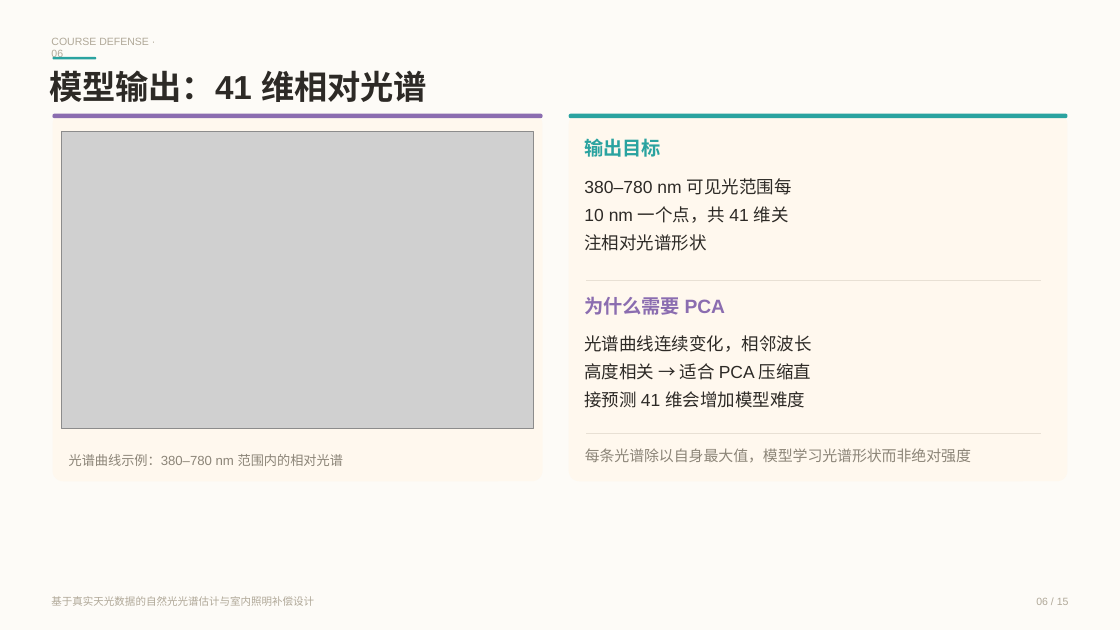
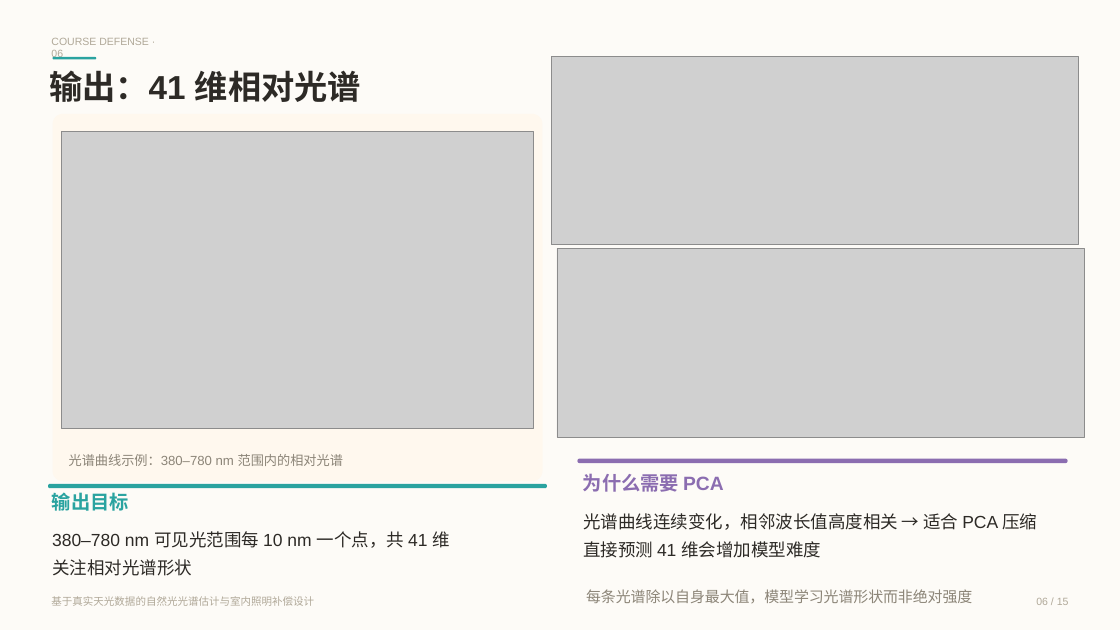
Before and after one commit to kmgcc/Pythian, a slide deck: slide 6 of python 课设_答辩 PPT/python_course_defense_20260615_171117.pptx. Drawn at 1120x630 pixels with LibreOffice and Linux fonts; fonts in the diff are those of the drawing; grey boxes stand for pictures. Boxes give left, top, right and bottom in pixels: in the first picture for what was removed or moved away, otherwise in the second. Text is boxed around its words. In the diff, an @@ line names an element or a change of style, - is before the commit and + after.

```diff
--- a/python 课设_答辩 PPT/python_course_defense_20260615_171117.pptx
+++ b/python 课设_答辩 PPT/python_course_defense_20260615_171117.pptx
@@ picture added at (x1=551, y1=57, x2=1079, y2=245) @@
@@ text at (x1=49, y1=70, x2=361, y2=102): text changed @@
-模型输出：41 维相对光谱
+输出：41 维相对光谱
@@ rounded rectangle removed at (x1=569, y1=113, x2=1068, y2=481) @@
@@ picture added at (x1=557, y1=249, x2=1085, y2=438) @@
@@ freeform shape removed at (x1=586, y1=280, x2=1042, y2=281) @@
@@ freeform shape removed at (x1=586, y1=434, x2=1042, y2=434) @@
@@ rounded rectangle moved from (x1=52, y1=113, x2=542, y2=118) to (x1=578, y1=459, x2=1068, y2=463) @@
@@ text "为什么需要 PCA" moved from (x1=584, y1=296, x2=726, y2=315) to (x1=583, y1=473, x2=724, y2=492) @@
@@ rounded rectangle moved from (x1=569, y1=113, x2=1068, y2=118) to (x1=48, y1=484, x2=547, y2=488) @@
@@ text "输出目标" moved from (x1=584, y1=138, x2=661, y2=157) to (x1=52, y1=492, x2=129, y2=511) @@
@@ text "380–780 nm 可见光范围每 10 nm ..." rewrapped from (x1=584, y1=178, x2=792, y2=251) to (x1=52, y1=531, x2=449, y2=576) @@
@@ text at (x1=583, y1=513, x2=1037, y2=558): text changed @@
-光谱曲线连续变化，相邻波长高度相关 → 适合 PCA 压缩直接预测 41 维会增加模型难度
+光谱曲线连续变化，相邻波长值高度相关 → 适合 PCA 压缩直接预测 41 维会增加模型难度
@@ text "每条光谱除以自身最大值，模型学习光谱形状而非绝对强度" moved from (x1=585, y1=448, x2=971, y2=463) to (x1=586, y1=589, x2=972, y2=603) @@
```
Also in this commit, not shown: 8 other slides changed, 4 other files.
